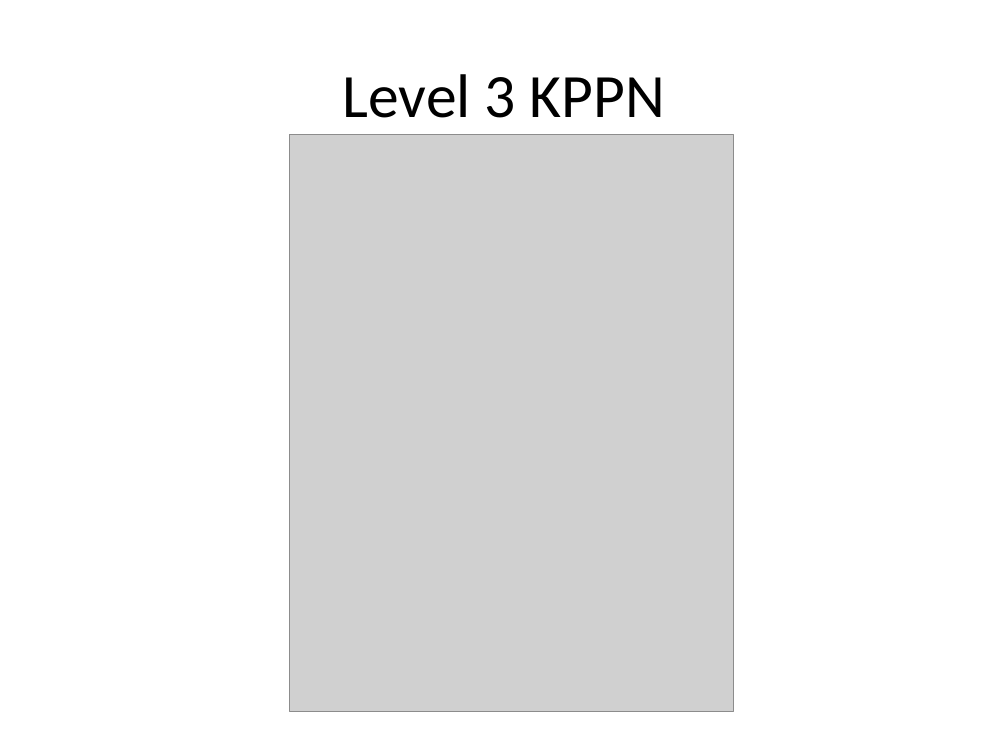
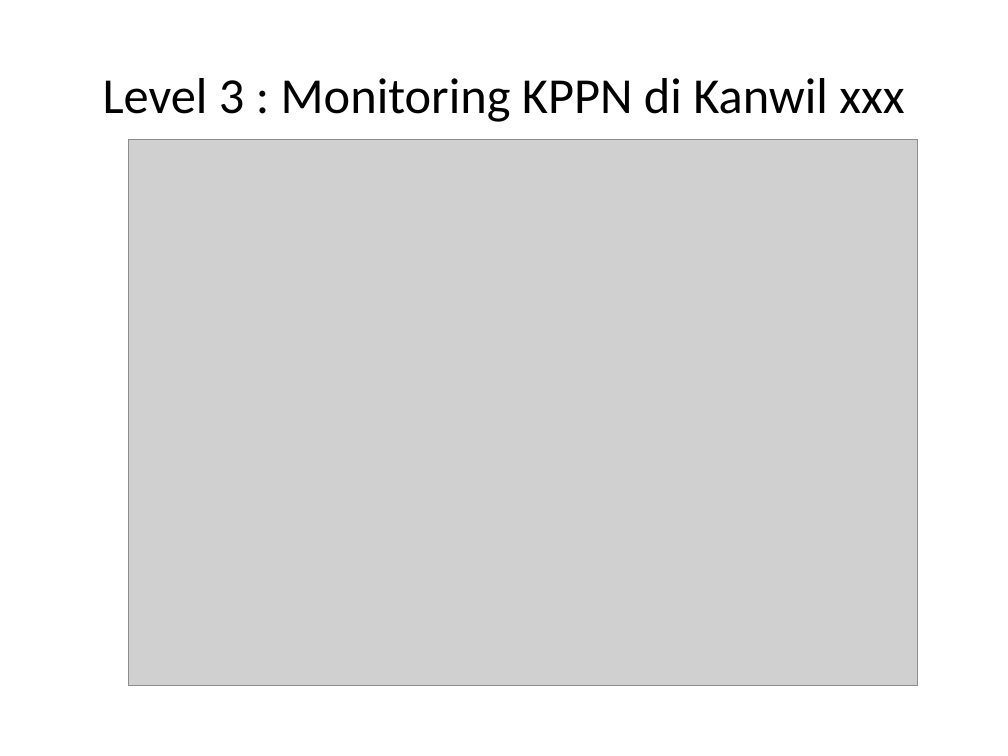
Before and after one commit to ernestina/rollout-span, a slide deck: slide 6 of files/persentasi.pptx (slide 7 before the commit). Drawn at 1008x756 pixels with LibreOffice and Linux fonts; fonts in the diff are those of the drawing; grey boxes stand for pictures. Boxes give left, top, right and bottom in pixels: in the first picture for what was removed or moved away, otherwise in the second. Text is boxed around its words. In the diff, an @@ line names an element or a change of style, - is before the commit and + after.

```diff
--- a/files/persentasi.pptx
+++ b/files/persentasi.pptx
@@ title at [103,78,904,122]: text changed; size 44 to 36 pt @@
-Level 3 KPPN
+Level 3 : Monitoring KPPN di Kanwil xxx
@@ picture: place and size @@
-picture at [289,134,733,712]
+picture at [128,140,917,685]
```
Also in this commit, not shown: 9 other slides changed, 3 slides added, 2 slides removed, 2 other files.
